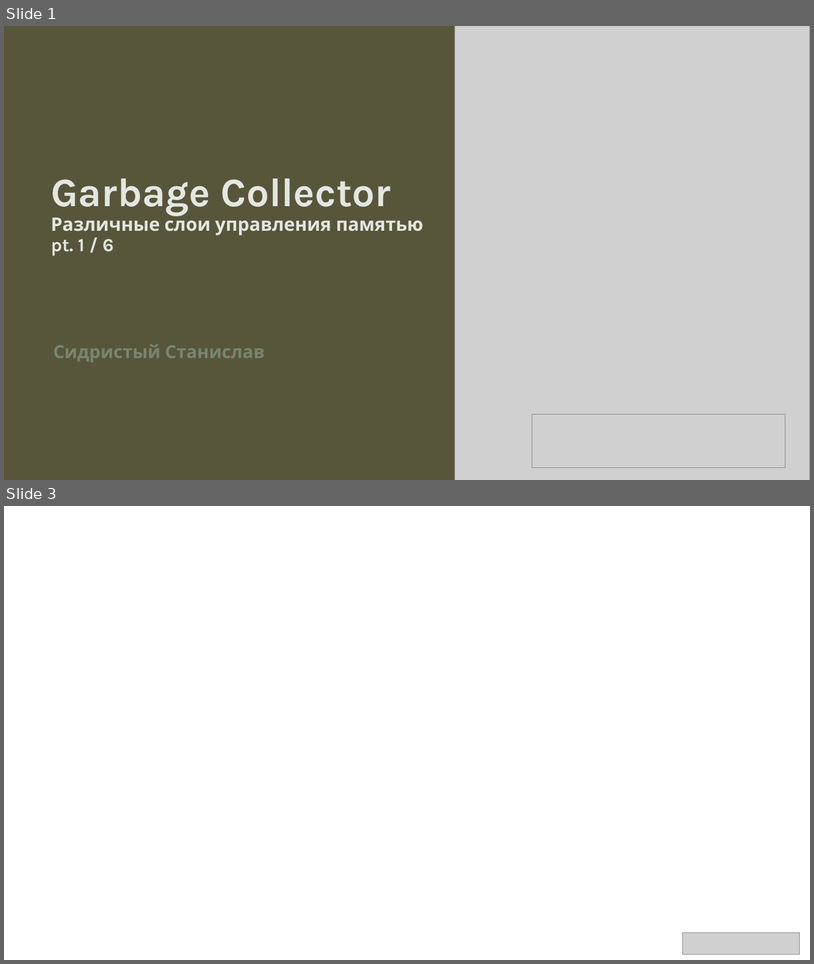
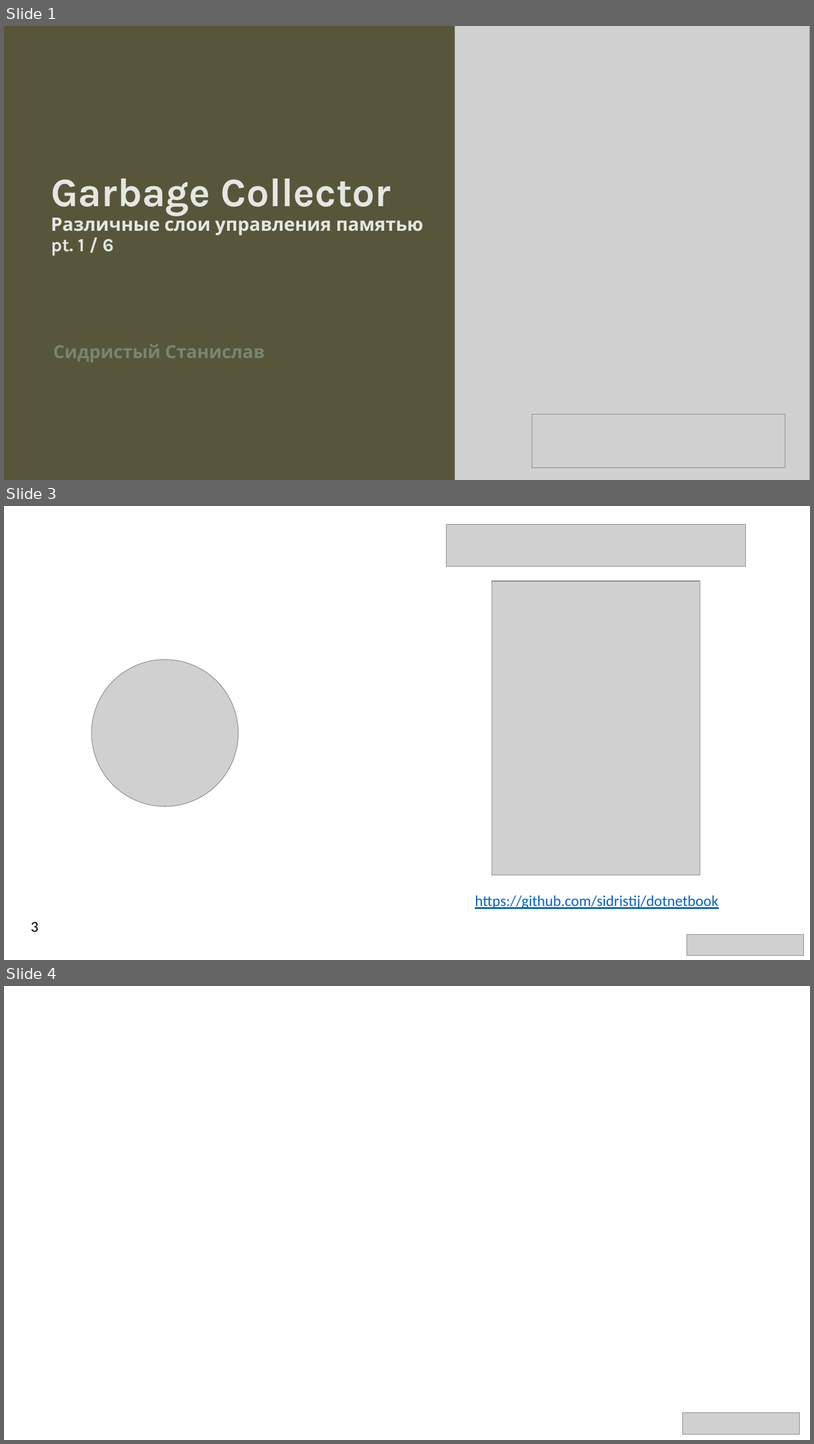
Before and after one commit to sidristij/2019, a slide deck: Presentations/2. GC-Memory management layers.pptx. Shown one above the other, each under a label of ours: slides 1 and 3 before the commit, slides 1, 3 and 4 after it; the slides between them are not shown. The pictures are 814x964 and 814x1444 pixels, drawn with LibreOffice and Linux fonts; fonts in the diff are those of the drawing; grey boxes stand for pictures; background and template pictures are left out. Boxes give left, top, right and bottom in pixels: in the first picture for what was removed or moved away, otherwise in the second. Text is boxed around its words. In the diff, an @@ line names an element or a change of style, - is before the commit and + after.

```diff
--- a/Presentations/2. GC-Memory management layers.pptx
+++ b/Presentations/2. GC-Memory management layers.pptx
@@ slide 3 added at bbox=[4, 506, 810, 960], background picture (left out) @@
@@ picture added at bbox=[446, 525, 746, 567] @@
@@ picture added at bbox=[492, 581, 700, 874] @@
@@ picture added at bbox=[92, 660, 239, 807] @@
@@ text added at bbox=[475, 895, 719, 909], 18 pt, text #0563C1, underline @@
+https://github.com/sidristij/dotnetbook
@@ page number added at bbox=[31, 921, 39, 931], 18 pt, text #000000 @@
+3
@@ picture added at bbox=[687, 934, 804, 955] @@
@@ what was slide 3 is now slide 4 @@
```
Also in this commit, not shown: 1 slide changed.
